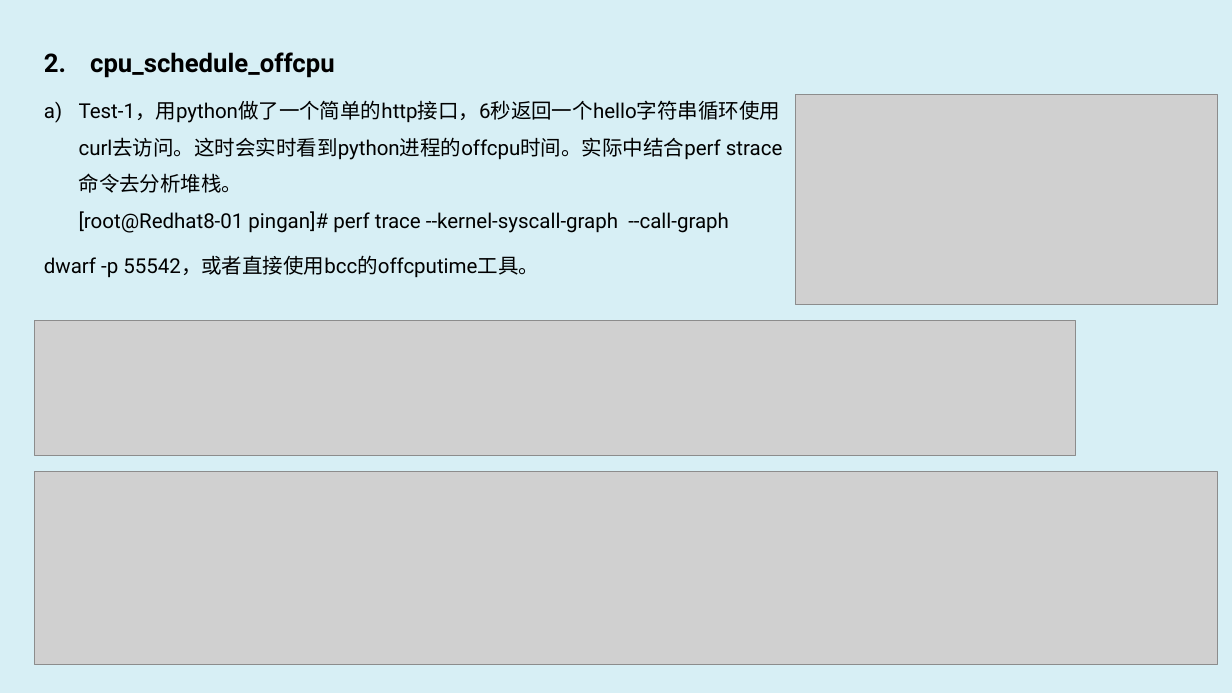
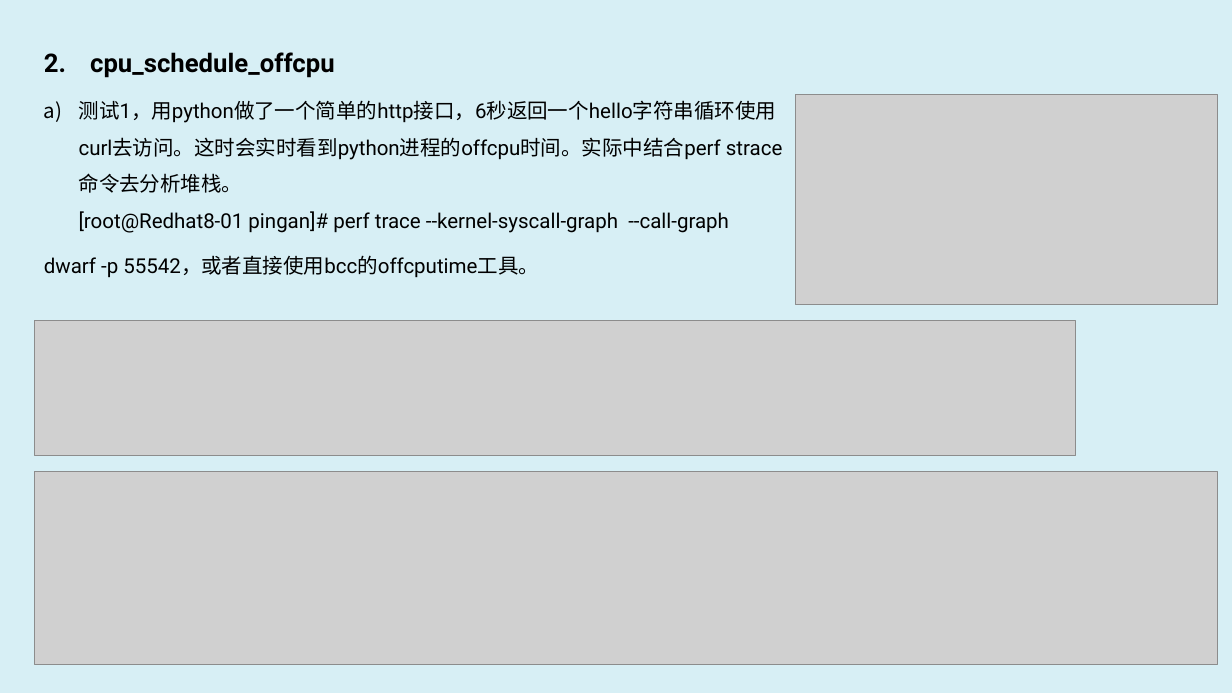
Before and after one commit to luxingwen/x-monitor, a slide deck: slide 4 of doc/x-monitor.eBPF Observe & Profiling.pptx. Drawn at 1232x693 pixels with LibreOffice and Linux fonts; fonts in the diff are those of the drawing; grey boxes stand for pictures. Boxes give left, top, right and bottom in pixels: in the first picture for what was removed or moved away, otherwise in the second. Text is boxed around its words. In the diff, an @@ line names an element or a change of style, - is before the commit and + after.

```diff
--- a/doc/x-monitor.eBPF Observe & Profiling.pptx
+++ b/doc/x-monitor.eBPF Observe & Profiling.pptx
@@ text at box(79, 100, 783, 233): text changed @@
-c) Test-1，用python做了一个简单的http接口，6秒返回一个hello字符串循环使用
-   curl去访问。这时会实时看到python进程的offcpu时间。实际中结合perf strace
-   命令去分析堆栈。
-   [root@Redhat8-01 pingan]# perf trace --kernel-syscall-graph --call-graph
+c) 测试1，用python做了一个简单的http接口，6秒返回一个hello字符串循环使用
+   curl去访问。这时会实时看到python进程的offcpu时间。实际中结合perf strace
+   命令去分析堆栈。
+   [root@Redhat8-01 pingan]# perf trace --kernel-syscall-graph --call-graph
```
Also in this commit, not shown: 2 other slides changed, 1 slide added, 1 slide removed, 19 other files.
